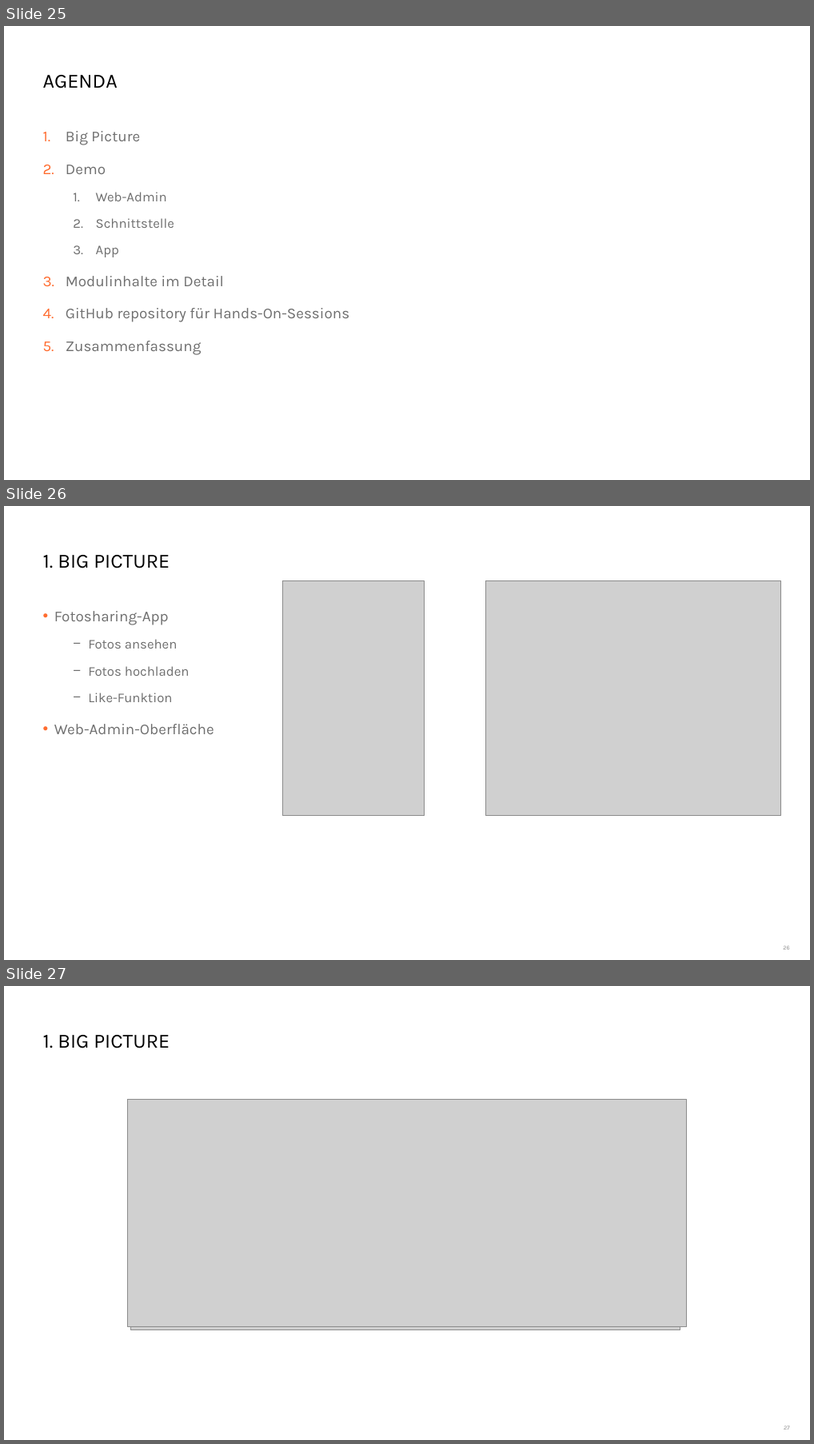
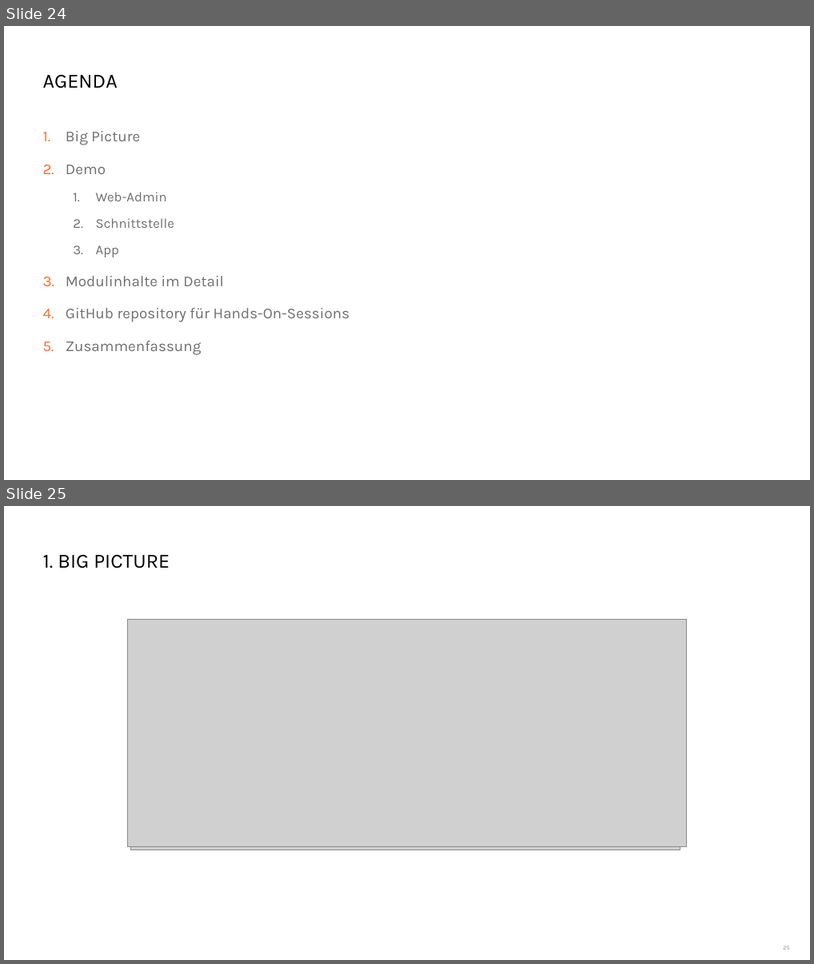
Before and after one commit to danielbeckmann/DotNETJumpStart, a slide deck: 01. Überblick/Überblick Workshop.pptx. Shown one above the other, each under a label of ours: slides 25, 26 and 27 before the commit, slides 24 and 25 after it. The pictures are 814x1444 and 814x964 pixels, drawn with LibreOffice and Linux fonts; fonts in the diff are those of the drawing; grey boxes stand for pictures; background and template pictures are left out. Boxes give left, top, right and bottom in pixels: in the first picture for what was removed or moved away, otherwise in the second. Text is boxed around its words. In the diff, an @@ line names an element or a change of style, - is before the commit and + after.

```diff
--- a/01. Überblick/Überblick Workshop.pptx
+++ b/01. Überblick/Überblick Workshop.pptx
@@ slide 26 removed at (x1=4, y1=506, x2=810, y2=960), background #FFFFFF @@
@@ title removed at (x1=43, y1=555, x2=170, y2=568) @@
-1. BIG PICTURE
@@ picture removed at (x1=283, y1=581, x2=425, y2=816) @@
@@ picture removed at (x1=486, y1=581, x2=781, y2=816) @@
@@ text removed at (x1=54, y1=611, x2=214, y2=734) @@
-• Fotosharing-App
-  − Fotos ansehen
-  − Fotos hochladen
-  − Like-Funktion
-• Web-Admin-Oberfläche
@@ page number removed at (x1=783, y1=945, x2=790, y2=949) @@
-26
@@ what was slide 25 is now slide 24 @@
@@ what was slide 27 is now slide 25 @@
```
Also in this commit, not shown: 5 slides changed, 1 slide added, 2 other slides removed.
